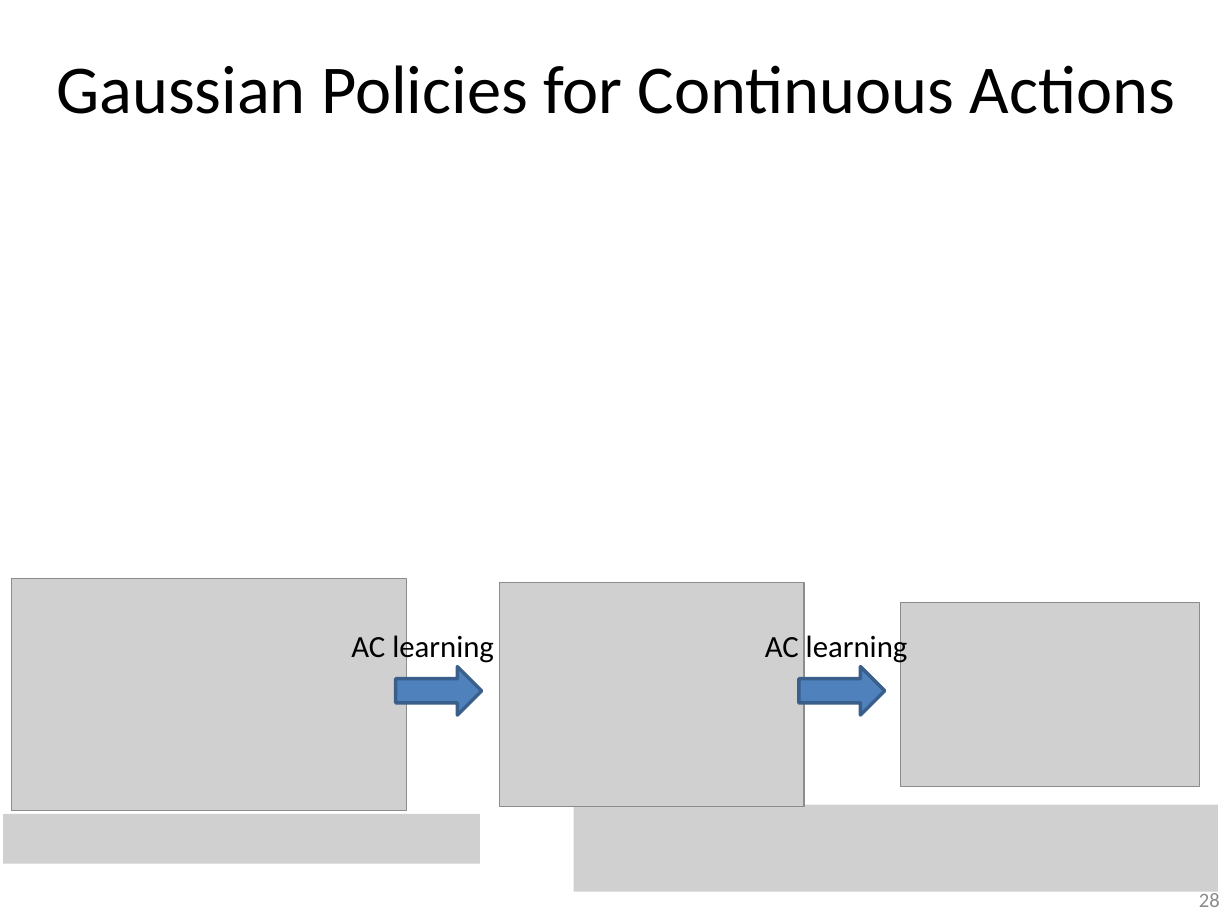
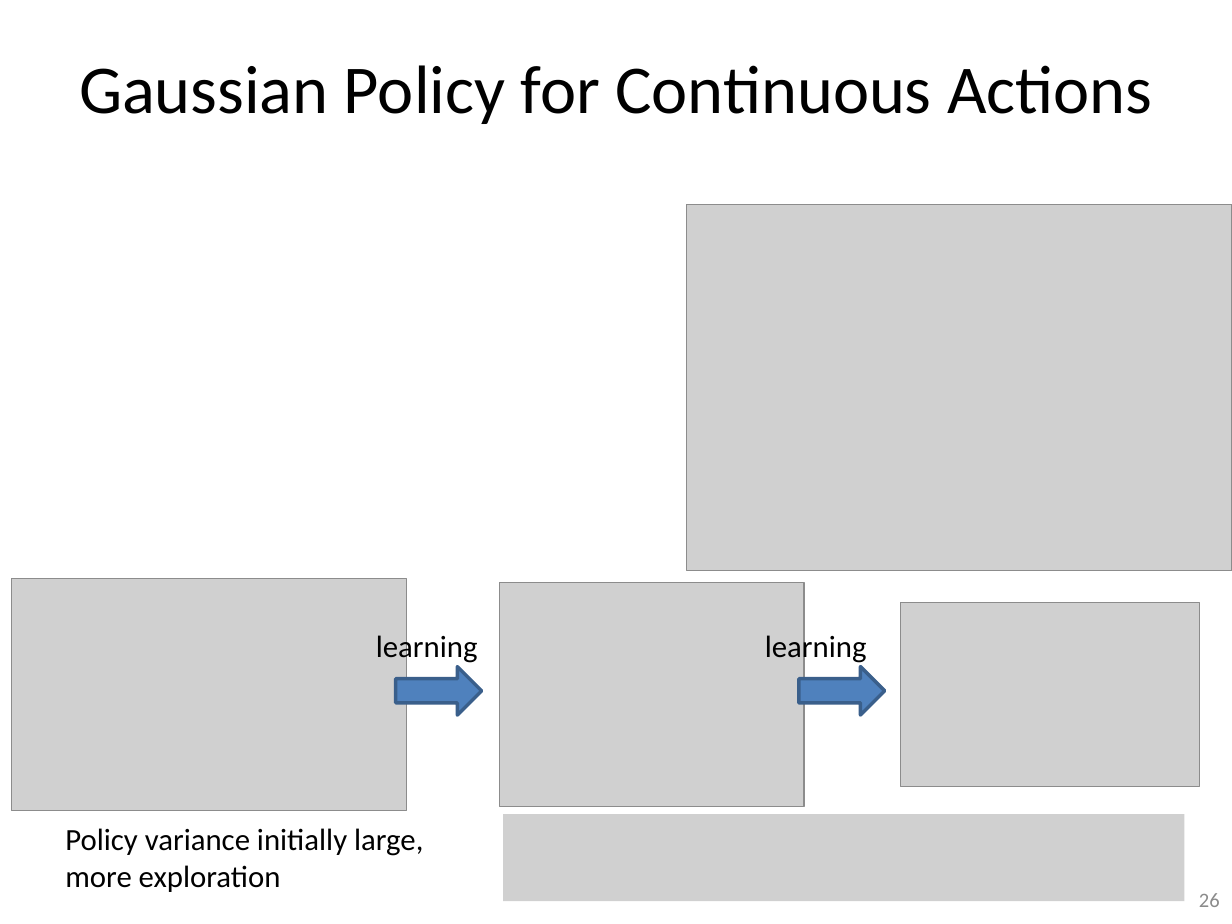
Before and after one commit to guzonghua/saav, a slide deck: slide 26 of PPTs/L7.3 Policy-based RL.pptx (slide 28 before the commit). Drawn at 1232x924 pixels with LibreOffice and Linux fonts; fonts in the diff are those of the drawing; grey boxes stand for pictures. Boxes give left, top, right and bottom in pixels: in the first picture for what was removed or moved away, otherwise in the second. Text is boxed around its words. In the diff, an @@ line names an element or a change of style, - is before the commit and + after.

Commit message:
Policy based

```diff
--- a/PPTs/L7.3 Policy-based RL.pptx
+++ b/PPTs/L7.3 Policy-based RL.pptx
@@ title at (79, 65, 1152, 124): text changed @@
-Gaussian Policies for Continuous Actions
+Gaussian Policy for Continuous Actions
@@ picture added at (687, 205, 1232, 570) @@
@@ text at (376, 631, 478, 665): text changed @@
-AC learning
+learning
@@ text at (765, 631, 867, 665): text changed @@
-AC learning
+learning
@@ picture removed at (4, 814, 480, 864) @@
@@ text added at (65, 828, 423, 892), 18 pt, text #000000 @@
+Policy variance initially large,
+more exploration
@@ picture: place and size @@
-picture at (574, 804, 1218, 892)
+picture at (503, 814, 1184, 902)
@@ page number at (1199, 893, 1220, 907): text changed @@
-28
+26
```
Also in this commit, not shown: 8 other slides changed, 11 slides added, 15 slides removed, 10 other files.
